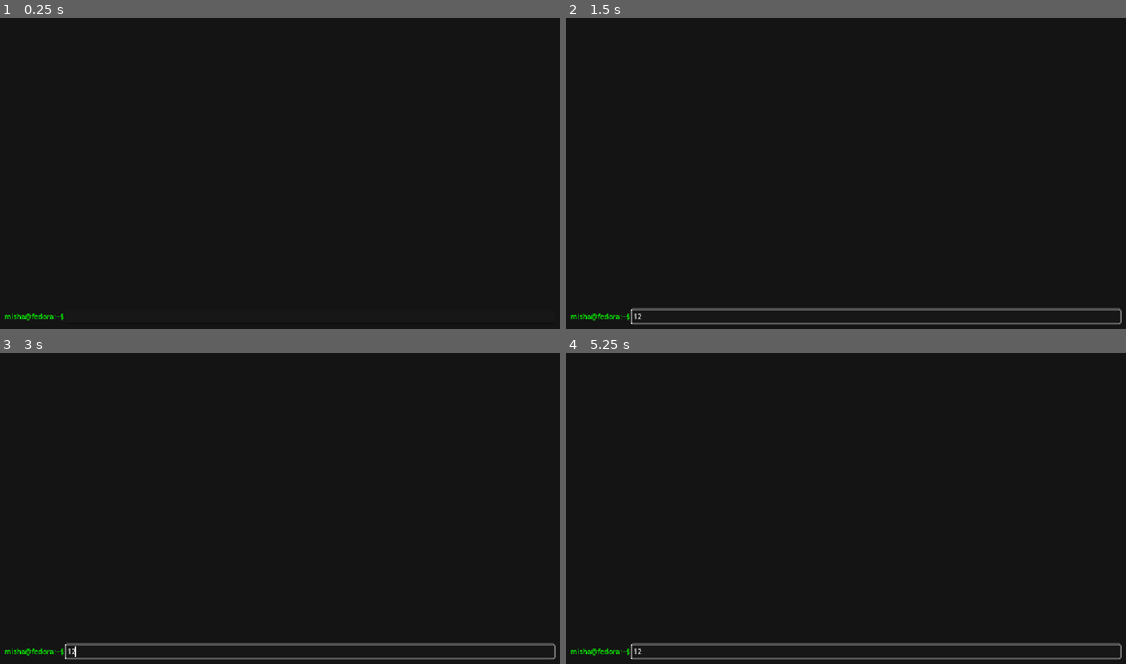
Above: before the commit, frames 1-4 (two rows, left to right).
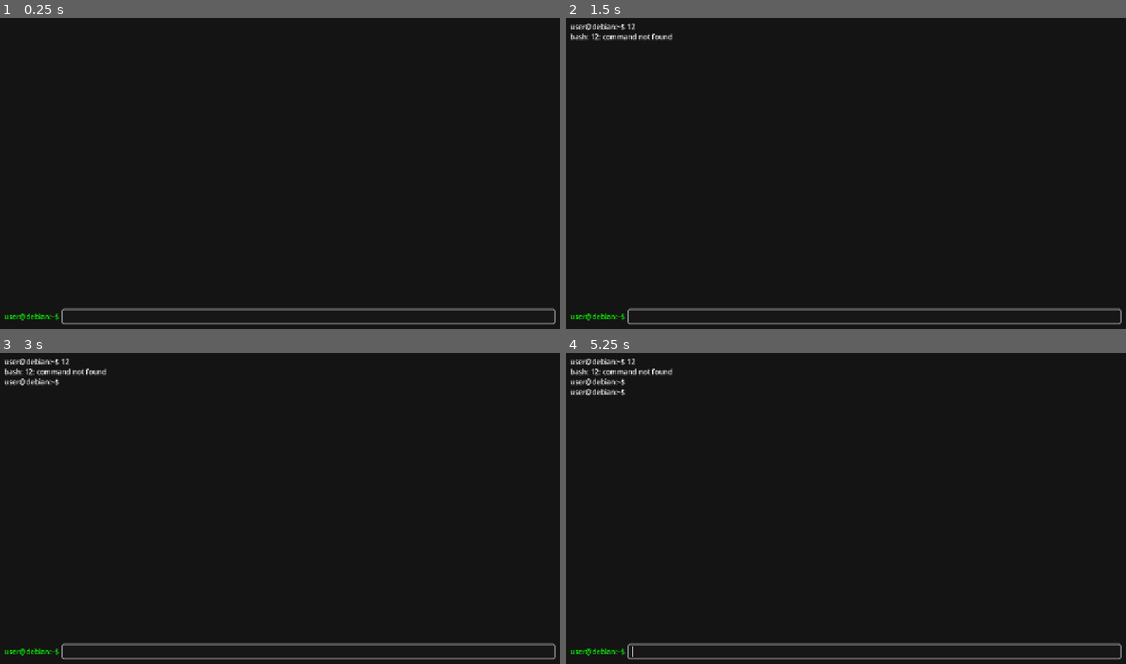
Above: after the commit, the same moments.

Repository: MishaOdessa/Terminal
Game: Godot game, scene res://Scens/terminal.tscn
The game is run twice, just before and just after one commit, with the same random seed, the same clock (stepped at 60 frames per second) and the same inputs. Before the commit the project starts from res://terminal.tscn.
Inputs (mouse positions are in pixels of both pictures, inside the frame that each line leads up to):
- Up to frame 1 (0.25 s): no input
- Up to frame 2 (1.5 s): click (874, 316) at 0.52 s; type "12" at 0.6 s; tap Enter at 1.25 s
- Up to frame 3 (3 s): tap Space at 2 s; tap Enter at 2.75 s
- Up to frame 4 (5.25 s): tap Space at 3.5, 5 s; tap Enter at 4.25 s

The runs differ from the first frame. In frame 1, 1.5% of the frame differs, in the area x 0-100%, y 93-99%; in frame 2, 0.6%; in frame 3, 0.7%; in frame 4, 0.9%.

Commit message:
Закончил написание логики для первого этапа

Diff:
--- a/terminal.tscn
+++ b/Scens/terminal.tscn
@@ -1,10 +1,13 @@
 [gd_scene format=3 uid="uid://wm7ylm2wgehm"]
+
+[ext_resource type="Script" uid="uid://bryhjdka8efqt" path="res://Scripts/terminal.gd" id="1_5sw70"]
 
 [node name="Terminal" type="Control" unique_id=2068554775]
 layout_mode = 3
 anchors_preset = 0
 offset_right = 1280.0
 offset_bottom = 720.0
+script = ExtResource("1_5sw70")
 
 [node name="ColorRect" type="ColorRect" parent="." unique_id=2049645138]
 layout_mode = 0
@@ -24,14 +27,14 @@
 [node name="VBoxContainer" type="VBoxContainer" parent="MarginContainer" unique_id=1925270123]
 layout_mode = 2
 
-[node name="RichTextLabel" type="RichTextLabel" parent="MarginContainer/VBoxContainer" unique_id=1221075611]
+[node name="History" type="RichTextLabel" parent="MarginContainer/VBoxContainer" unique_id=1221075611]
 custom_minimum_size = Vector2(1200, 650)
 layout_mode = 2
 
 [node name="HBoxContainer" type="HBoxContainer" parent="MarginContainer/VBoxContainer" unique_id=143659690]
 layout_mode = 2
 
-[node name="UserName" type="Label" parent="MarginContainer/VBoxContainer/HBoxContainer" unique_id=1244110522]
+[node name="User" type="Label" parent="MarginContainer/VBoxContainer/HBoxContainer" unique_id=1244110522]
 layout_mode = 2
 theme_override_colors/font_color = Color(0.03529412, 1, 0, 1)
 text = "misha@fedora:~$"
@@ -39,3 +42,4 @@
 [node name="cmd" type="LineEdit" parent="MarginContainer/VBoxContainer/HBoxContainer" unique_id=480425524]
 layout_mode = 2
 size_flags_horizontal = 3
+keep_editing_on_text_submit = true
--- /dev/null
+++ b/Scripts/terminal.gd
@@ -0,0 +1,93 @@
+extends Control
+
+@onready var user = $MarginContainer/VBoxContainer/HBoxContainer/User
+@onready var cmd = $MarginContainer/VBoxContainer/HBoxContainer/cmd
+@onready var history = $MarginContainer/VBoxContainer/History
+
+var system_os: String
+var username: String
+var current_dir: String = "~"
+
+func get_system_os():
+	system_os = OS.get_name().to_lower()
+	if system_os == "linux":
+		system_os = get_linux_destro()
+
+func get_linux_destro() -> String:
+	var path := "/etc/os-release"
+	if FileAccess.file_exists(path):
+		var file := FileAccess.open(path, FileAccess.READ)
+		while not file.eof_reached():# читаем до конца
+			var line := file.get_line().strip_edges()
+			if line.begins_with("ID="):
+				var distro := line.trim_prefix("ID=").replace('"','').strip_edges()
+				return distro.to_lower()
+	return "linux"
+
+func get_system_user():
+	username = OS.get_environment("USER")
+	if username.is_empty():
+		username = OS.get_environment("USERNAME")
+	if username.is_empty():
+		username = "user"
+
+func update_prompt() -> void:
+	user.text = username + "@" + system_os + ":" + current_dir + "$ "
+
+func _ready() -> void:
+	get_system_os()
+	get_system_user()
+	update_prompt()
+	cmd.grab_focus()
+	# Подключаем сигнал нажатия Enter к нашей функции
+	cmd.text_submitted.connect(_on_cmd_text_submitted)
+
+
+func _on_cmd_text_submitted(new_text: String) -> void:
+	var expanded_text := expand_env_vars(new_text.strip_edges())
+	var parts := expanded_text.split(" ", false)
+	#Записываем текущую строку ввода с промптом в историю вывода
+	history.append_text(user.text + new_text + "\n")
+
+	#очищаем поле ввода
+	cmd.clear()
+
+	if not parts.is_empty():
+		execute_command(parts)
+
+	cmd.call_deferred("grab_focus")
+
+func execute_command(parts: Array) -> void:
+	if parts.is_empty():
+		return
+	var command: String = parts[0]
+	var args := parts.slice(1) # Берет всё, начиная с 1-го элемента до конца
+
+	match command:
+		"clear":
+			history.clear()
+		"exit":
+			get_tree().quit()
+		"cd":
+			history.append_text("cd " + str(args) + "\n")
+		"ls":
+			history.append_text("ls " + str(args) + "\n")
+		_:
+			history.append_text("bash: " + command + ": command not found\n")
+
+func expand_env_vars(input_text: String) -> String:
+	var regex := RegEx.new()
+	regex.compile("\\$([A-Za-z0-9_]+)")
+
+	var result := input_text
+	for m in regex.search_all(input_text): # проходит по каждому найденному совпадению в строке
+		var full_match := m.get_string(0) # забирает целиком "$USER"
+		var var_name := m.get_string(1)   # забирает без первого знака $ -> "USER"
+
+		var env_value := OS.get_environment(var_name)
+		result = result.replace(full_match, env_value)
+
+	return result
+
+func _process(delta: float) -> void:
+	pass
Not shown, added: Scripts/terminal.gd.uid
